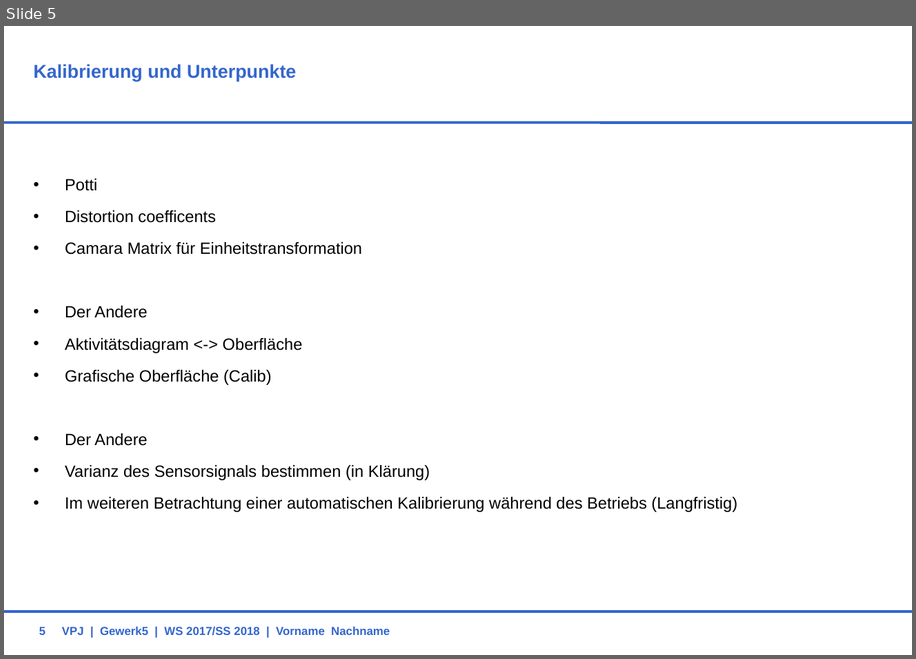
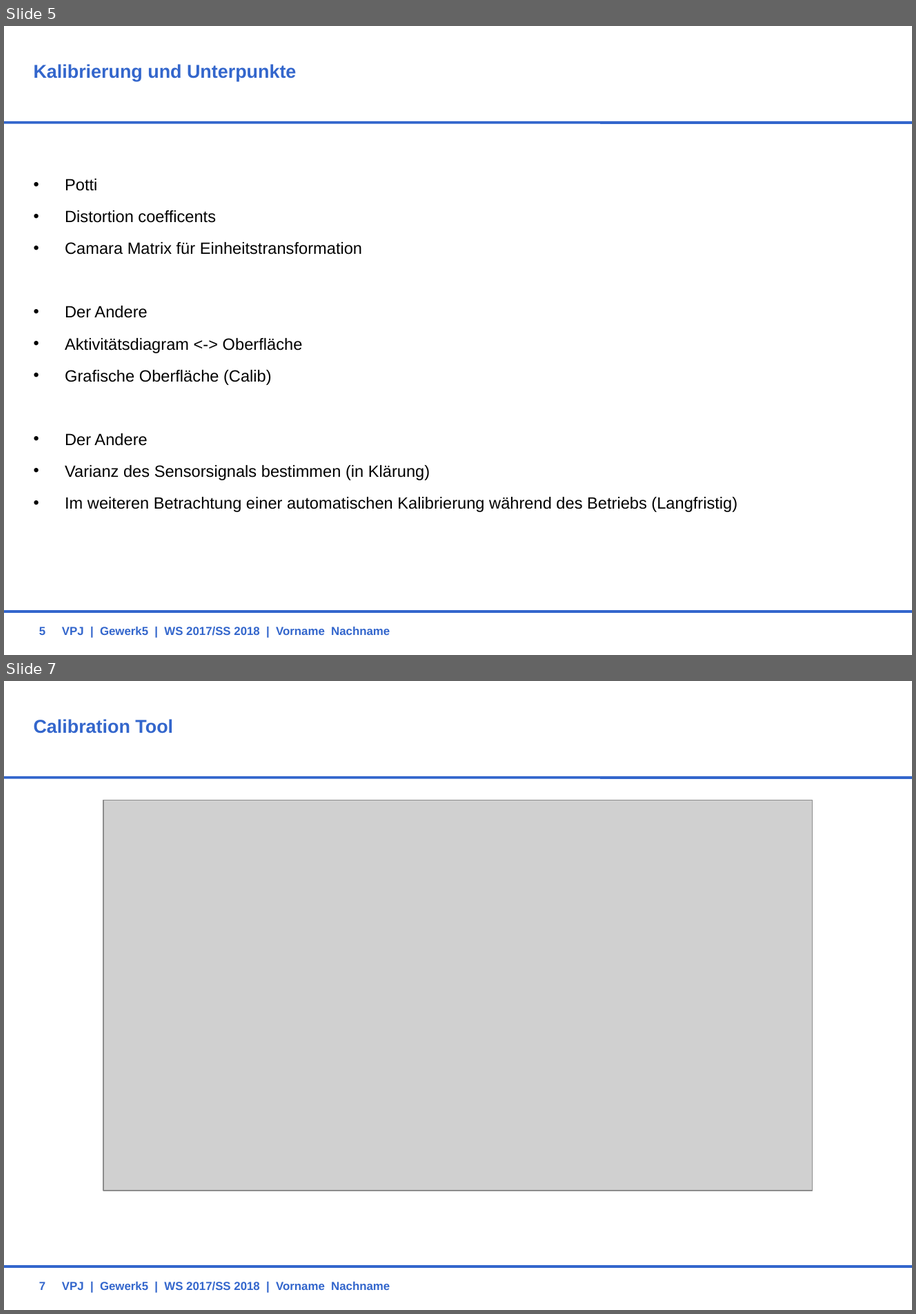
Before and after one commit to HassibShaq/VPJW17G5, a slide deck: 99_TEMP/Benny/G5Calib.ppt. Shown one above the other, each under a label of ours: slide 5 before the commit, slides 5 and 7 after it; the slides between them are not shown. The pictures are 916x659 and 916x1314 pixels, drawn with LibreOffice and Linux fonts; fonts in the diff are those of the drawing; grey boxes stand for pictures; background and template pictures are left out. Boxes give left, top, right and bottom in pixels: in the first picture for what was removed or moved away, otherwise in the second. Text is boxed around its words. In the diff, an @@ line names an element or a change of style, - is before the commit and + after.

```diff
--- a/99_TEMP/Benny/G5Calib.ppt
+++ b/99_TEMP/Benny/G5Calib.ppt
@@ slide 7 added at [4,681,912,1310], background #FFFFFF; not listed: 2 template elements that a slide beside it also shows @@
@@ title added at [34,719,173,733], 16 pt, text #3366CC, bold @@
+Calibration Tool
@@ picture added at [103,800,813,1190] @@
@@ text added at [62,1281,390,1290], 10 pt, text #3366CC, bold @@
+VPJ | Gewerk5 | WS 2017/SS 2018 | Vorname Nachname
@@ page number added at [39,1281,45,1290], 10 pt, text #3366CC, bold @@
+7
```
Also in this commit, not shown: 1 slide changed, 1 other slide added, 8 other files.
